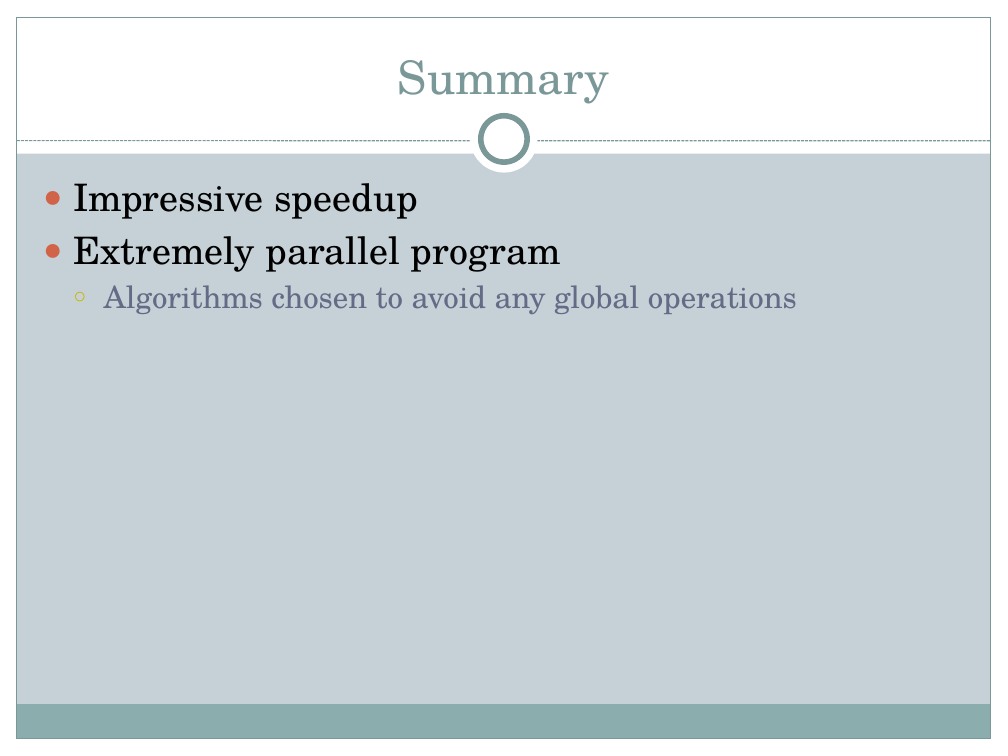
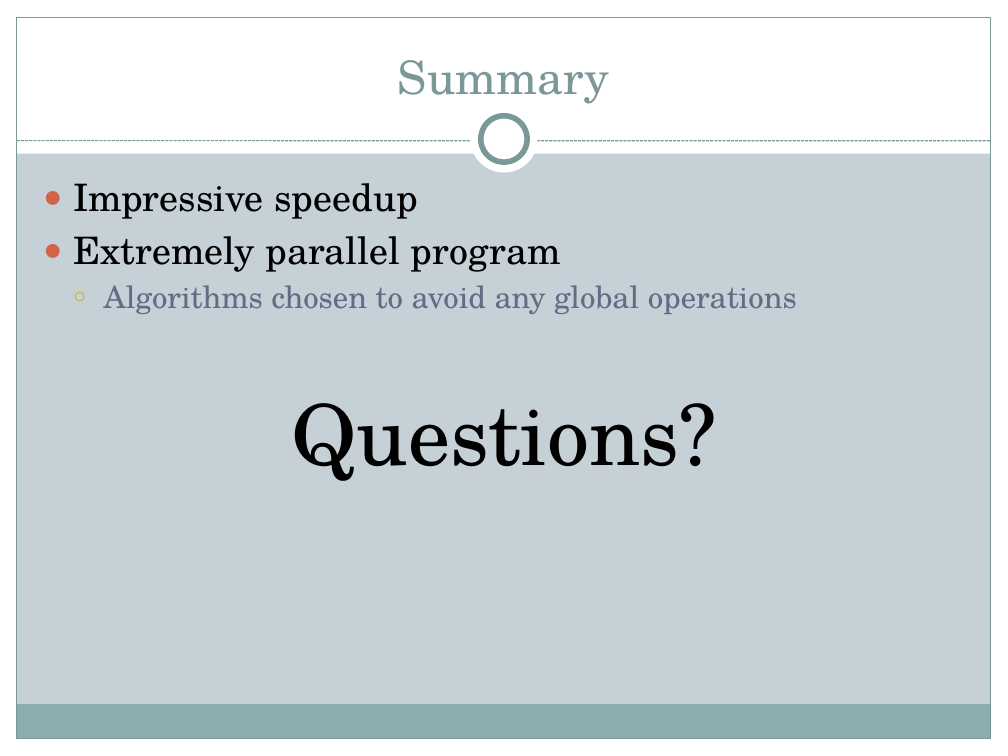
Before and after one commit to freethenation/OpenCLNoise, a slide deck: slide 12 of docs/Presentation.pptx. Drawn at 1008x756 pixels with LibreOffice and Linux fonts; fonts in the diff are those of the drawing. Boxes give left, top, right and bottom in pixels: in the first picture for what was removed or moved away, otherwise in the second. Text is boxed around its words. In the diff, an @@ line names an element or a change of style, - is before the commit and + after.

```diff
--- a/docs/Presentation.pptx
+++ b/docs/Presentation.pptx
@@ text added at (291,403,716,481), 60 pt, text #000000 @@
+Questions?
```
Also in this commit, not shown: 3 other slides changed.
